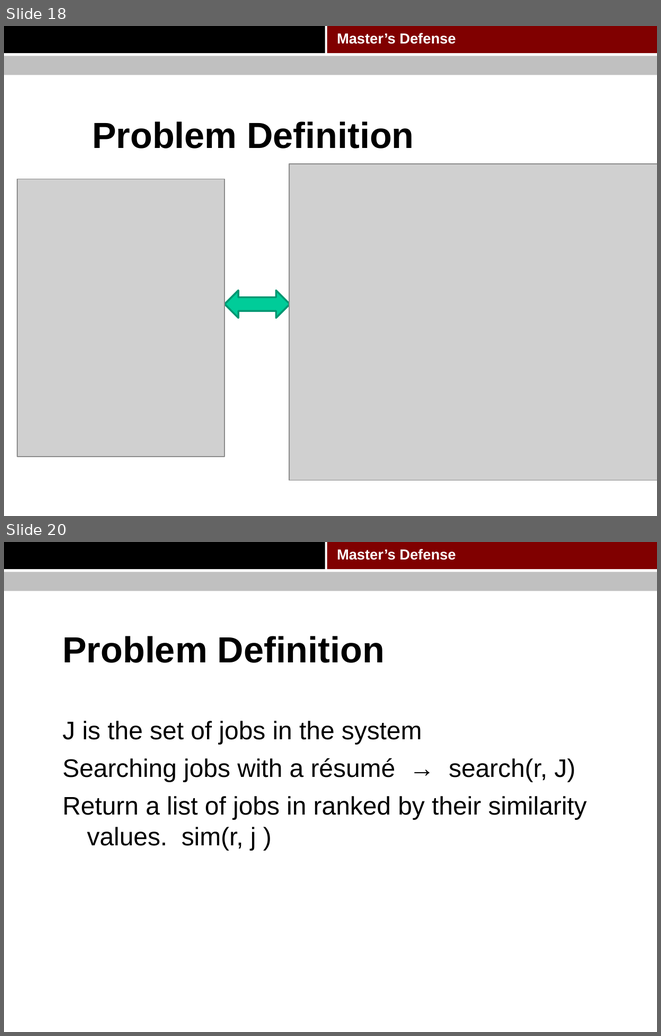
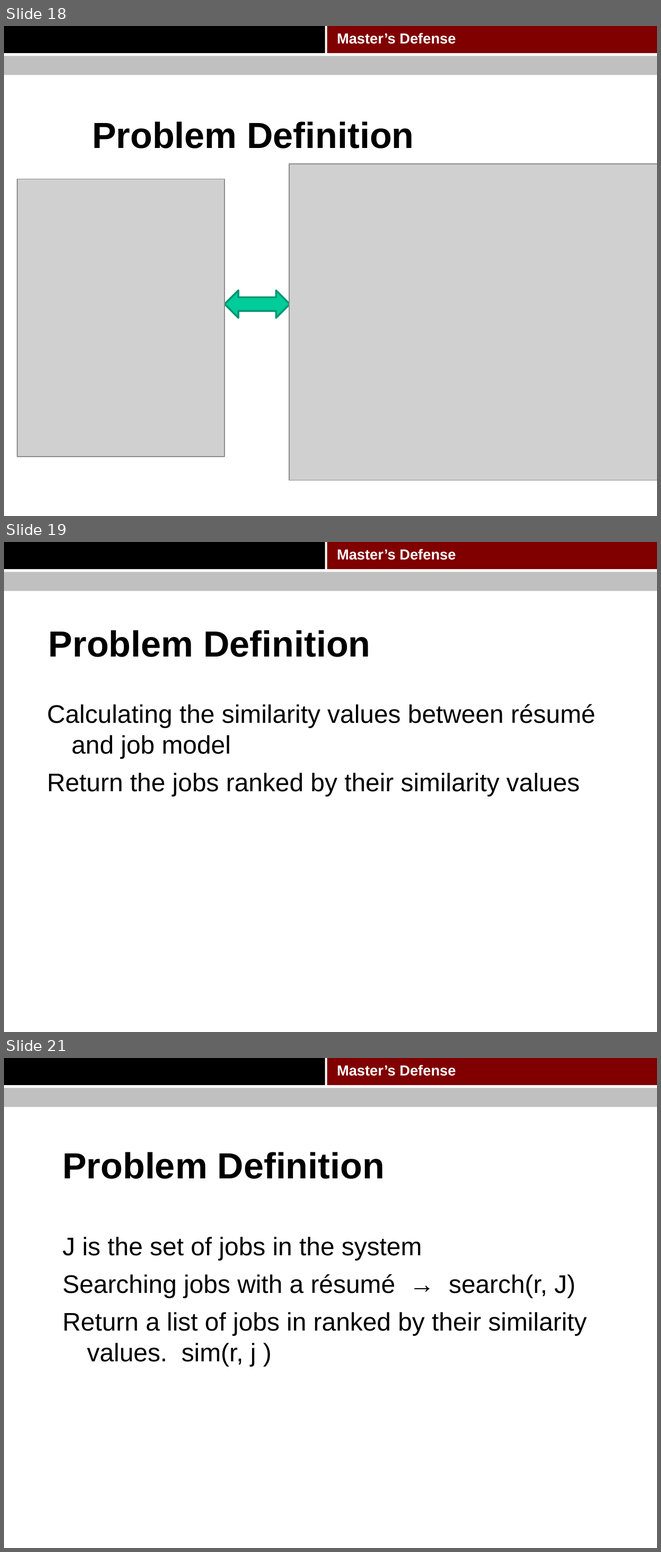
Before and after one commit to pkushiqiang/thesis, a slide deck: media/Master's thesis.pptx. Shown one above the other, each under a label of ours: slides 18 and 20 before the commit, slides 18, 19 and 21 after it; the slides between them are not shown. The pictures are 661x1036 and 661x1552 pixels, drawn with LibreOffice and Linux fonts; fonts in the diff are those of the drawing; grey boxes stand for pictures; background and template pictures are left out. Boxes give left, top, right and bottom in pixels: in the first picture for what was removed or moved away, otherwise in the second. Text is boxed around its words. In the diff, an @@ line names an element or a change of style, - is before the commit and + after.

```diff
--- a/media/Master's thesis.pptx
+++ b/media/Master's thesis.pptx
@@ slide 19 added at box(4, 542, 657, 1032), background #FFFFFF; not listed: 4 template elements that a slide beside it also shows @@
@@ title added at box(49, 630, 370, 657), 40 pt, text #000000, bold @@
+Problem Definition
@@ text added at box(47, 704, 595, 796), 28 pt, text #000000 @@
+Calculating the similarity values between résumé and job model
+Return the jobs ranked by their similarity values
@@ what was slide 20 is now slide 21 @@
```
Also in this commit, not shown: 10 slides changed, 1 slide removed.
